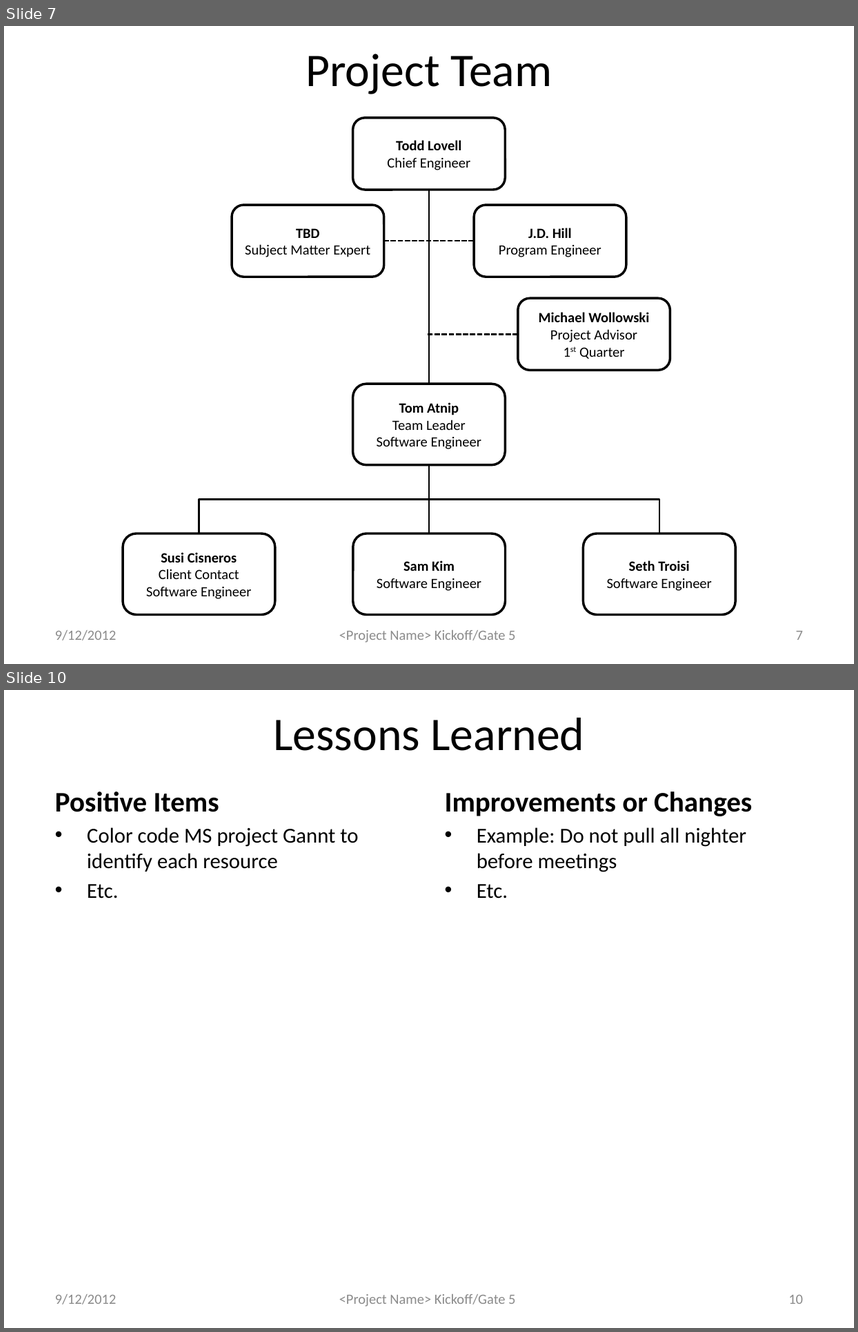
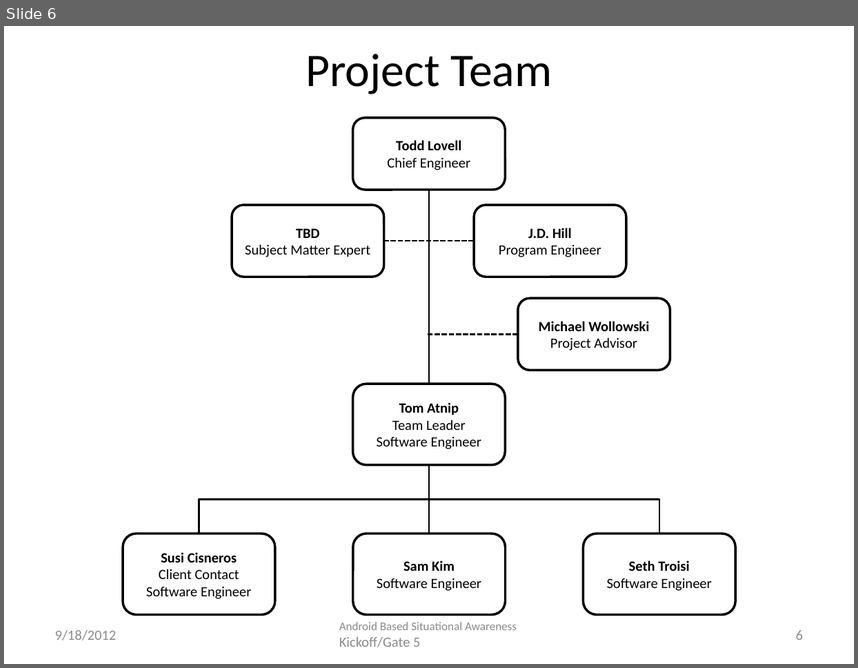
Before and after one commit to atniptw/Senior-Project, a slide deck: Documents/PowerPoints/Senior Design Project - Gate 5 1.0.pptx. Shown one above the other, each under a label of ours: slides 7 and 10 before the commit, slide 6 after it; the slides between them are not shown. The pictures are 858x1332 and 858x668 pixels, drawn with LibreOffice and Linux fonts; fonts in the diff are those of the drawing. Boxes give left, top, right and bottom in pixels: in the first picture for what was removed or moved away, otherwise in the second. Text is boxed around its words. In the diff, an @@ line names an element or a change of style, - is before the commit and + after.

```diff
--- a/Documents/PowerPoints/Senior Design Project - Gate 5 1.0.pptx
+++ b/Documents/PowerPoints/Senior Design Project - Gate 5 1.0.pptx
@@ slide 10 removed at <box>4,690,854,1328</box>, background #FFFFFF; not listed: 1 template element that a slide beside it also shows @@
@@ title removed at <box>273,718,584,751</box> @@
-Lessons Learned
@@ text removed at <box>55,791,358,898</box> @@
-Positive Items
-• Color code MS project Gannt to identify each resource
-• Etc.
@@ text removed at <box>445,791,752,898</box> @@
-Improvements or Changes
-• Example: Do not pull all nighter before meetings
-• Etc.
@@ text removed at <box>55,1294,116,1304</box> @@
-9/12/2012
@@ page number removed at <box>789,1294,803,1303</box> @@
-10
@@ what was slide 7 is now slide 6 @@
@@ slide 6 changed as well @@
@@ text in rounded rectangle at <box>579,347,625,359</box>: paragraph removed @@
-1st Quarter
@@ text at <box>339,621,517,647</box>: text changed; size 12 to 10 pt @@
-<Project Name> Kickoff/Gate 5
+Android Based Situational Awareness Kickoff/Gate 5
@@ text at <box>55,630,116,640</box>: text changed @@
-9/12/2012
+9/18/2012
@@ page number at <box>796,630,803,639</box>: text changed @@
-7
+6
```
Also in this commit, not shown: 6 other slides changed, 3 other slides removed, 7 other files.
